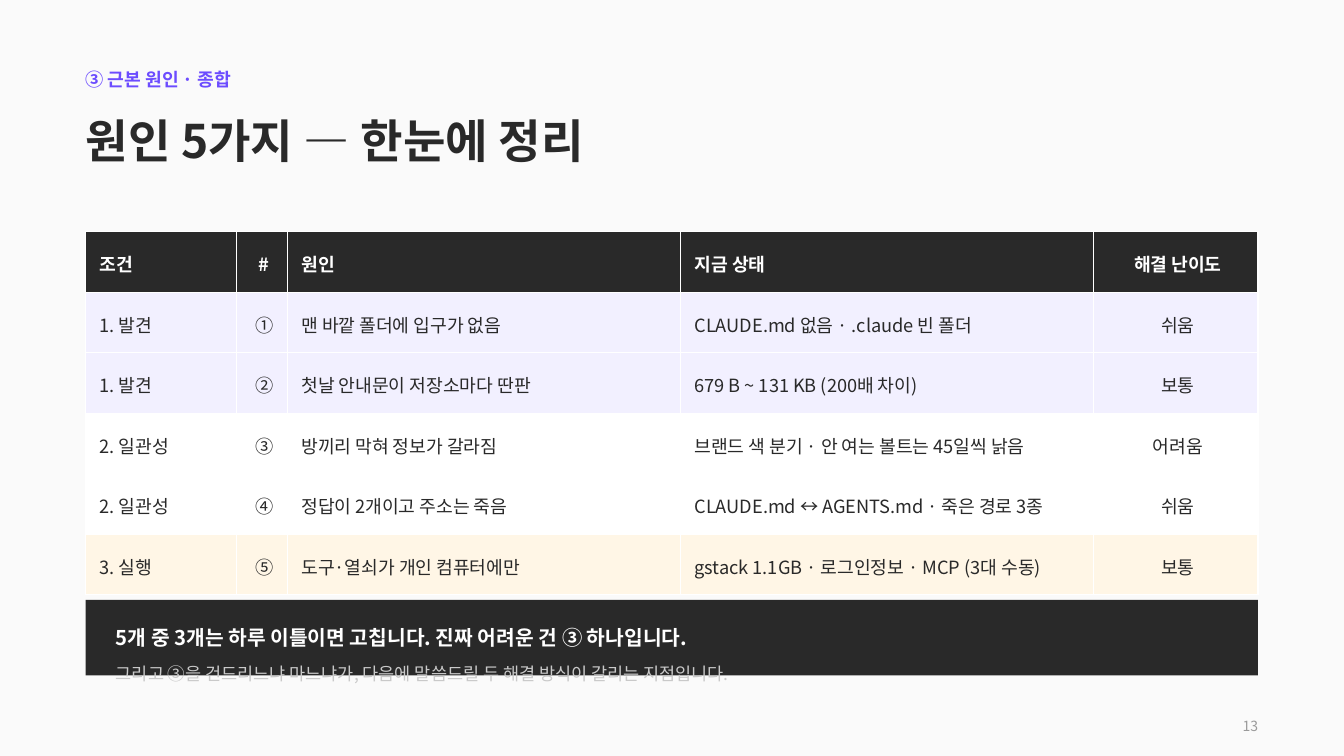
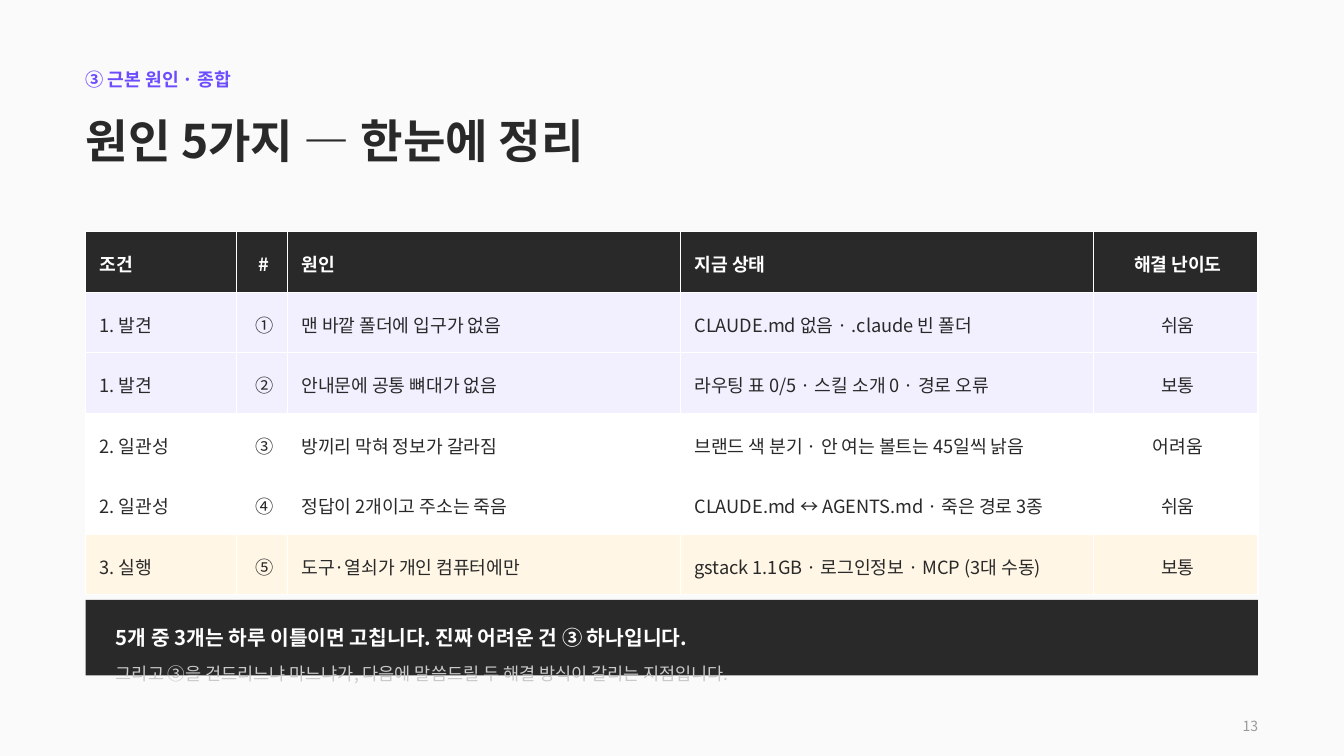
Before and after one commit to CdBd-in/design, a slide deck: slide 13 of CdBd 문서 체계 진단 및 개편 제안.pptx. Drawn at 1344x756 pixels with LibreOffice and Linux fonts; fonts in the diff are those of the drawing. Boxes give left, top, right and bottom in pixels: in the first picture for what was removed or moved away, otherwise in the second. Text is boxed around its words. In the diff, an @@ line names an element or a change of style, - is before the commit and + after.

```diff
--- a/CdBd 문서 체계 진단 및 개편 제안.pptx
+++ b/CdBd 문서 체계 진단 및 개편 제안.pptx
@@ table at [86,232,1258,595] @@
-row 3, column 3: 첫날 안내문이 저장소마다 딴판
+row 3, column 3: 안내문에 공통 뼈대가 없음
-row 3, column 4: 679 B ~ 131 KB (200배 차이)
+row 3, column 4: 라우팅 표 0/5 · 스킬 소개 0 · 경로 오류
```
Also in this commit, not shown: 4 other slides changed, 1 other file.
